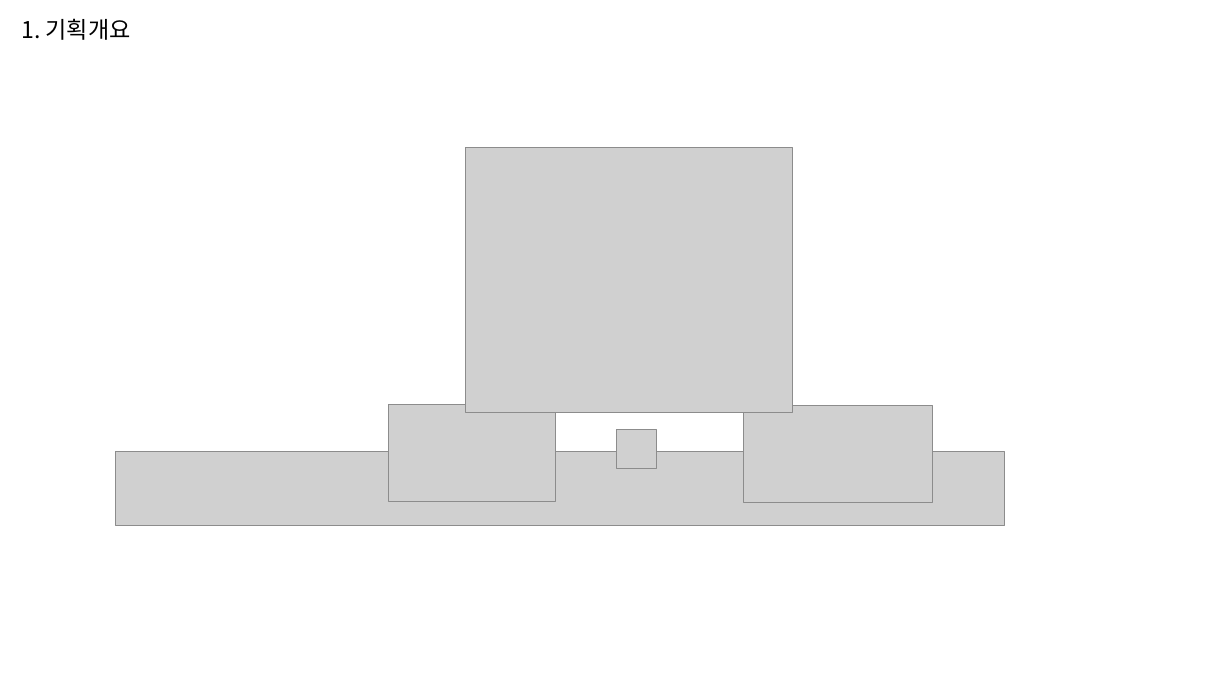
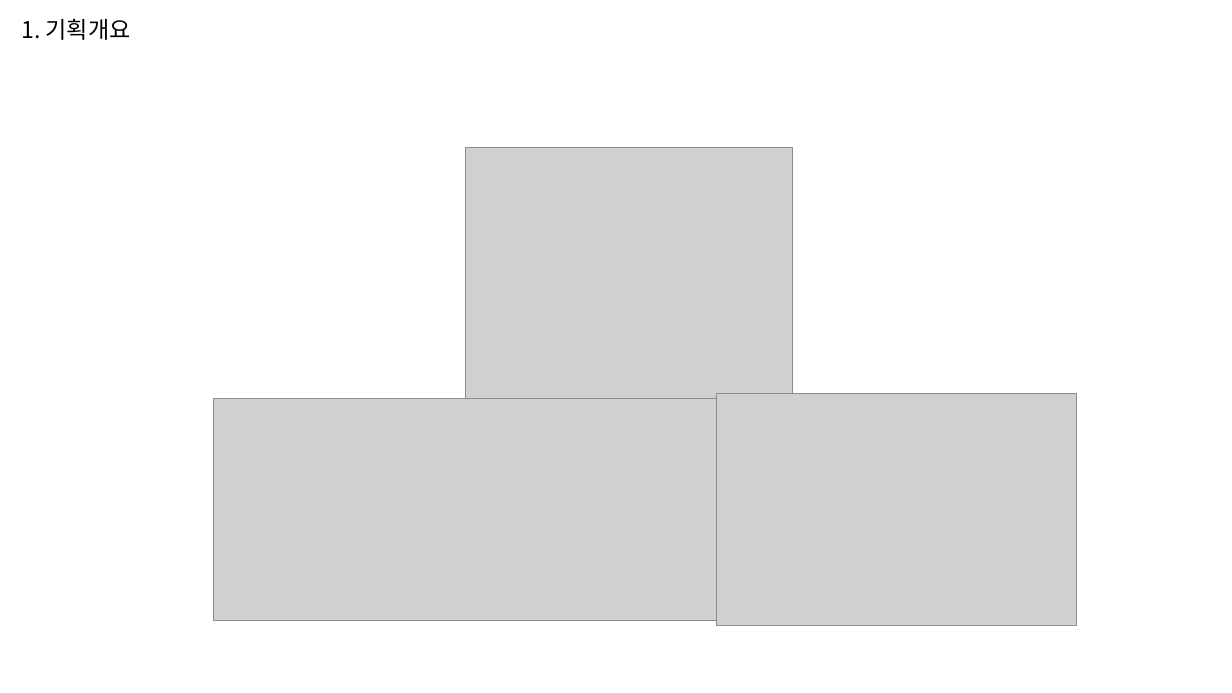
Before and after one commit to reverse-wisdom/Truffle, a slide deck: slide 4 of documents/발표/[최종발표]개발보고안_V1.pptx. Drawn at 1232x693 pixels with LibreOffice and Linux fonts; fonts in the diff are those of the drawing; grey boxes stand for pictures. Boxes give left, top, right and bottom in pixels: in the first picture for what was removed or moved away, otherwise in the second. Text is boxed around its words. In the diff, an @@ line names an element or a change of style, - is before the commit and + after.

Commit message:
Update S04P23D110-30:최종피피티 일부 애니메이션 적용

```diff
--- a/documents/발표/[최종발표]개발보고안_V1.pptx
+++ b/documents/발표/[최종발표]개발보고안_V1.pptx
@@ picture added at (x1=214, y1=398, x2=717, y2=620) @@
@@ picture added at (x1=716, y1=394, x2=1077, y2=627) @@
@@ group removed at (x1=116, y1=405, x2=1005, y2=527): 4 pictures @@
```
